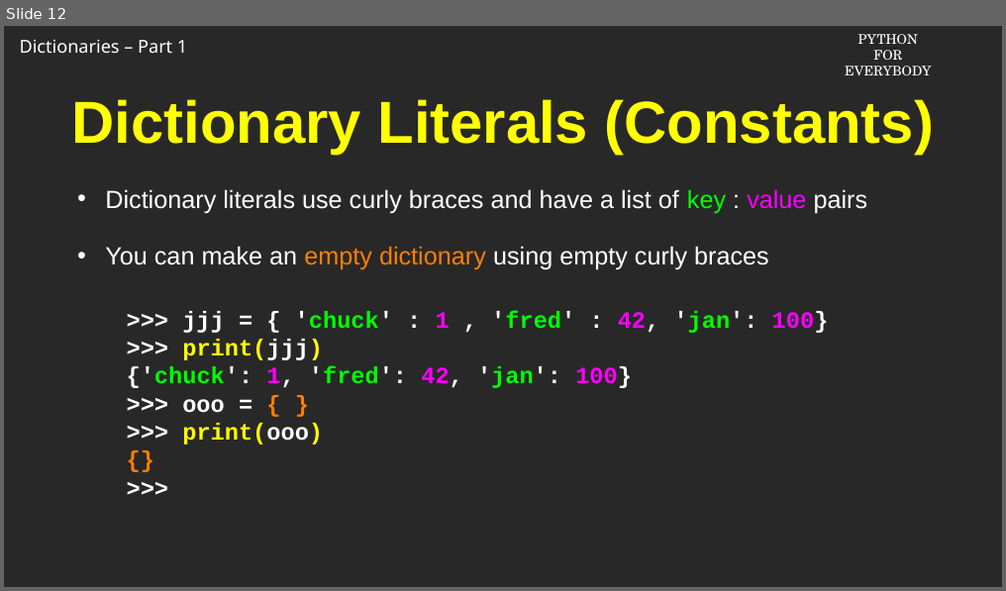
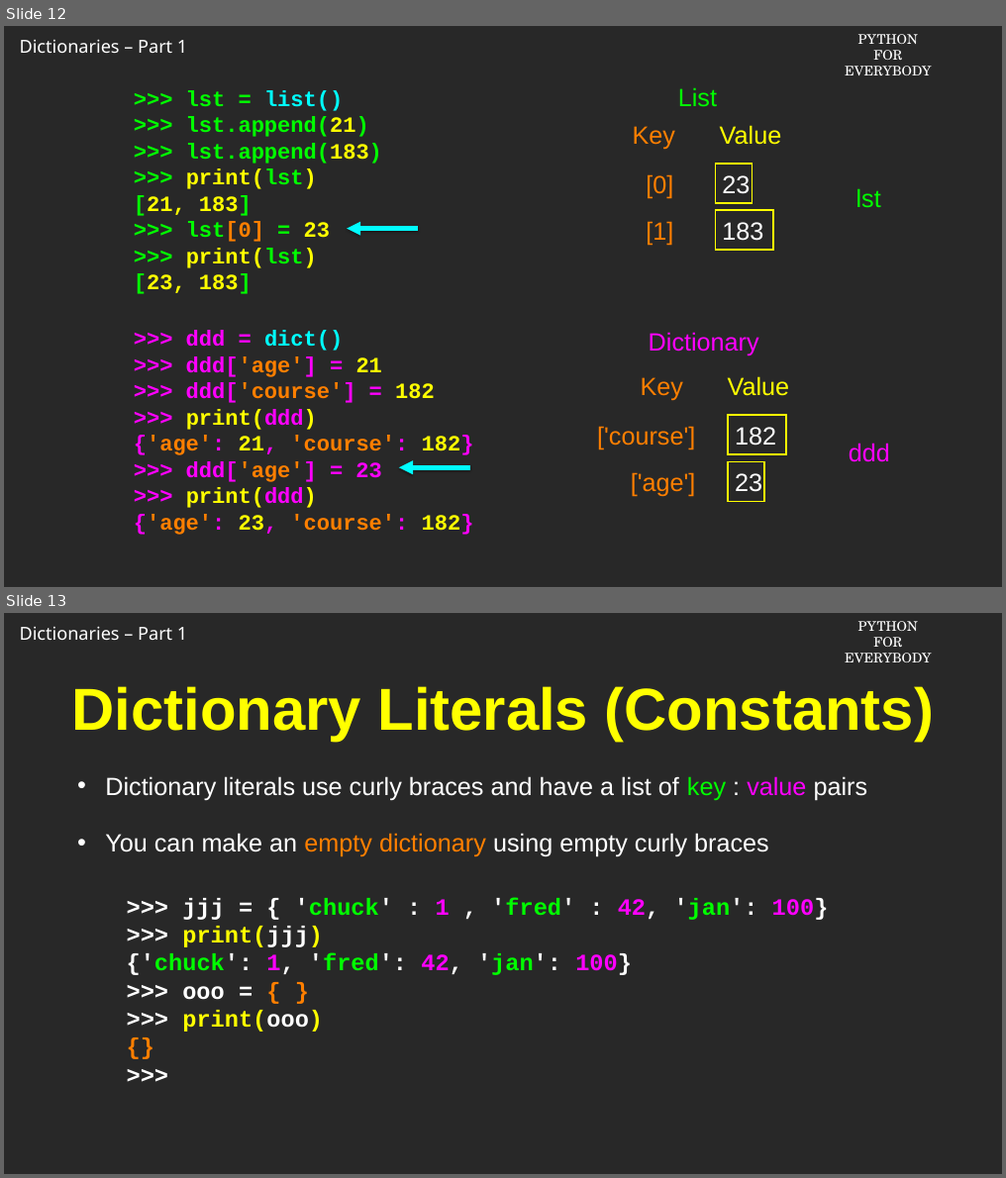
Before and after one commit to csev/py4e, a slide deck: cai/redo-2024/Slides/09-01-python4e.04.113016.pptx. Shown one above the other, each under a label of ours: slide 12 before the commit, slides 12 and 13 after it. The pictures are 1006x591 and 1006x1178 pixels, drawn with LibreOffice and Linux fonts; fonts in the diff are those of the drawing; background and template pictures are left out. Boxes give left, top, right and bottom in pixels: in the first picture for what was removed or moved away, otherwise in the second. Text is boxed around its words. In the diff, an @@ line names an element or a change of style, - is before the commit and + after.

```diff
--- a/cai/redo-2024/Slides/09-01-python4e.04.113016.pptx
+++ b/cai/redo-2024/Slides/09-01-python4e.04.113016.pptx
@@ slide 12 added at (4,26,1002,587), background picture (left out); not listed: 2 template elements that a slide beside it also shows @@
@@ text added at (134,90,382,294), 28 pt, text #00FF00, bold @@
+>>> lst = list()
+>>> lst.append(21)
+>>> lst.append(183)
+>>> print(lst)
+[21, 183]
+>>> lst[0] = 23
+>>> print(lst)
+[23, 183]
@@ text added at (678,87,717,107), 32 pt, text #00FF00 @@
+List
@@ text added at (633,126,675,150), 32 pt, text #FF7F00 @@
+Key
@@ text added at (720,125,782,145), 32 pt, text #FFFF00 @@
+Value
@@ rectangle added at (715,164,751,203), outline #FFFF00 2 pt, 32 pt, text #FFFFFF @@
+23
@@ text added at (646,174,673,198), 32 pt, text #FF7F00 @@
+[0]
@@ text added at (856,188,881,208), 32 pt, text #00FF00 @@
+lst
@@ arrow added from (418, 229) to (347, 229), #00FDFF 6 pt @@
@@ text added at (646,221,673,245), 32 pt, text #FF7F00 @@
+[1]
@@ rectangle added at (715,210,773,250), outline #FFFF00 2 pt, 32 pt, text #FFFFFF @@
+183
@@ text added at (134,331,474,535), 28 pt, text #FF00FF, bold @@
+>>> ddd = dict()
+>>> ddd['age'] = 21
+>>> ddd['course'] = 182
+>>> print(ddd)
+{'age': 21, 'course': 182}
+>>> ddd['age'] = 23
+>>> print(ddd)
+{'age': 23, 'course': 182}
@@ text added at (648,332,759,357), 32 pt, text #FF00FF @@
+Dictionary
@@ text added at (641,377,683,401), 32 pt, text #FF7F00 @@
+Key
@@ text added at (728,376,790,396), 32 pt, text #FFFF00 @@
+Value
@@ text added at (597,426,695,450), 32 pt, text #FF7F00 @@
+['course']
@@ rectangle added at (728,415,786,455), outline #FFFF00 2 pt, 32 pt, text #FFFFFF @@
+182
@@ arrow added from (470, 468) to (399, 468), #00FDFF 6 pt @@
@@ rectangle added at (728,463,764,502), outline #FFFF00 2 pt, 32 pt, text #FFFFFF @@
+23
@@ text added at (848,443,890,463), 32 pt, text #FF00FF @@
+ddd
@@ text added at (631,472,696,497), 32 pt, text #FF7F00 @@
+['age']
@@ what was slide 12 is now slide 13 @@
```
Also in this commit, not shown: 19 other files.
